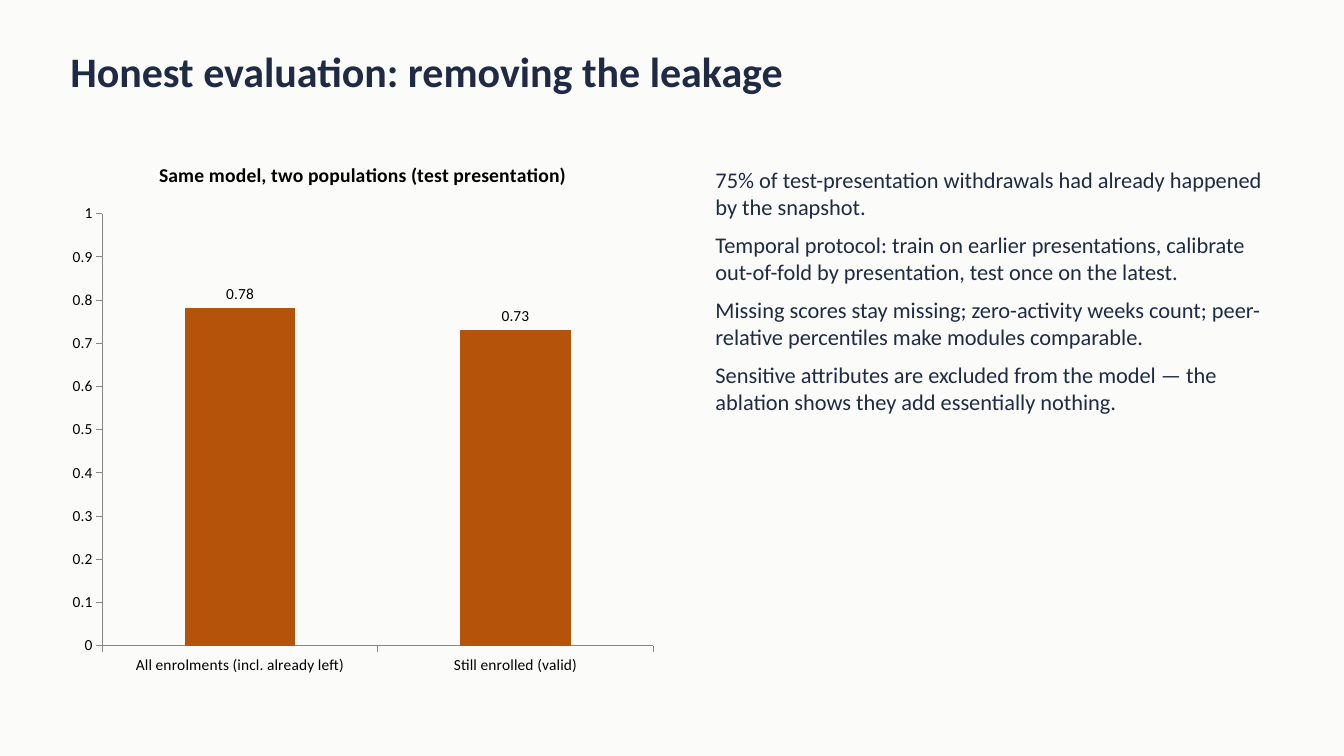
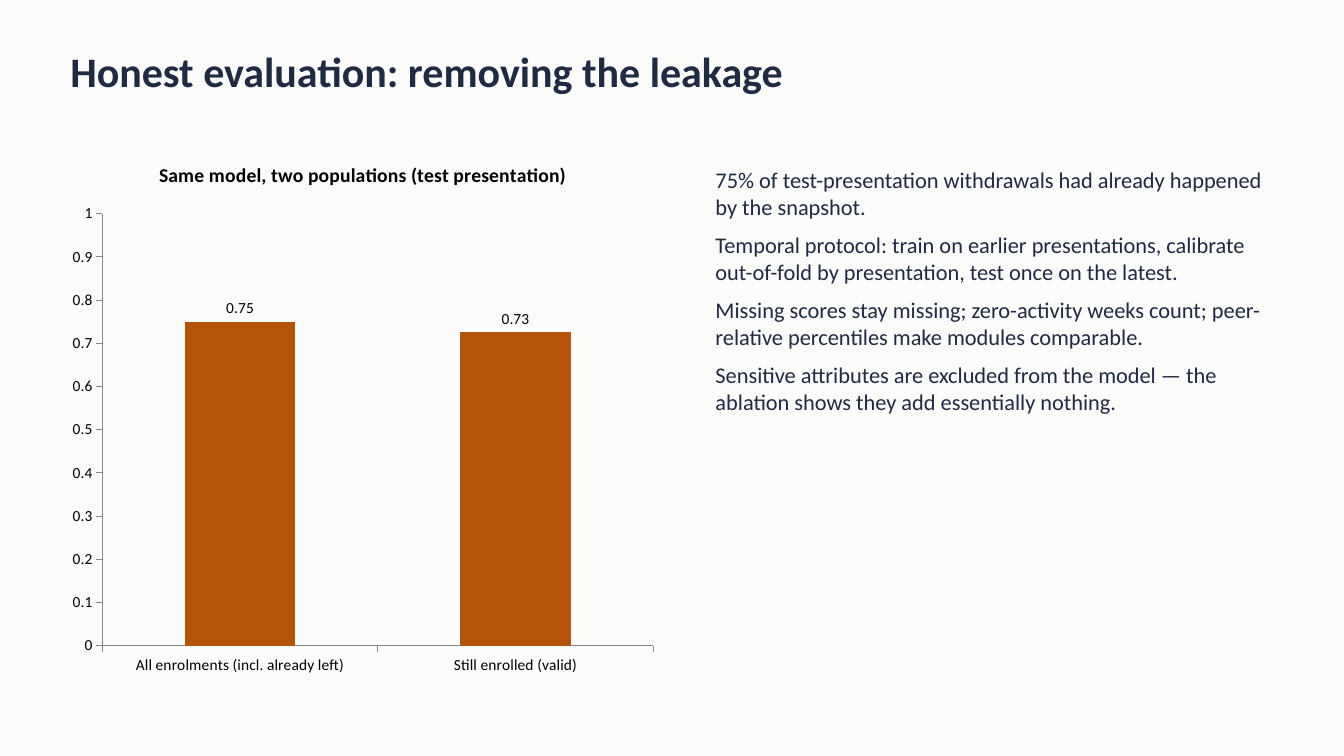
Before and after one commit to stealthynugget/student_success_assistant, a slide deck: slide 4 of docs/Student_Success_Assistant_10min.pptx. Drawn at 1344x756 pixels with LibreOffice and Linux fonts; fonts in the diff are those of the drawing. Boxes give left, top, right and bottom in pixels: in the first picture for what was removed or moved away, otherwise in the second. Text is boxed around its words. In the diff, an @@ line names an element or a change of style, - is before the commit and + after.

```diff
--- a/docs/Student_Success_Assistant_10min.pptx
+++ b/docs/Student_Success_Assistant_10min.pptx
@@ column chart at (60, 141, 665, 686) @@
@@ Series 1, All enrolments (incl. already left): 0.78 to 0.75 @@
```
Also in this commit, not shown: 5 other slides changed, 5 other files.
